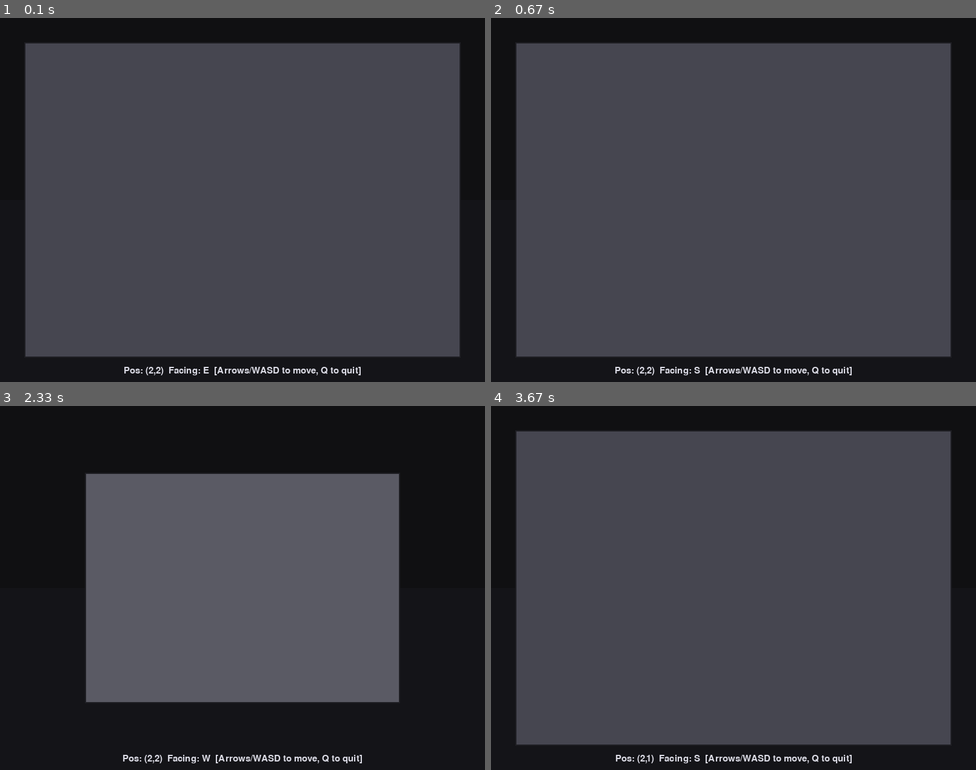
Above: before the commit, frames 1-4 (two rows, left to right).
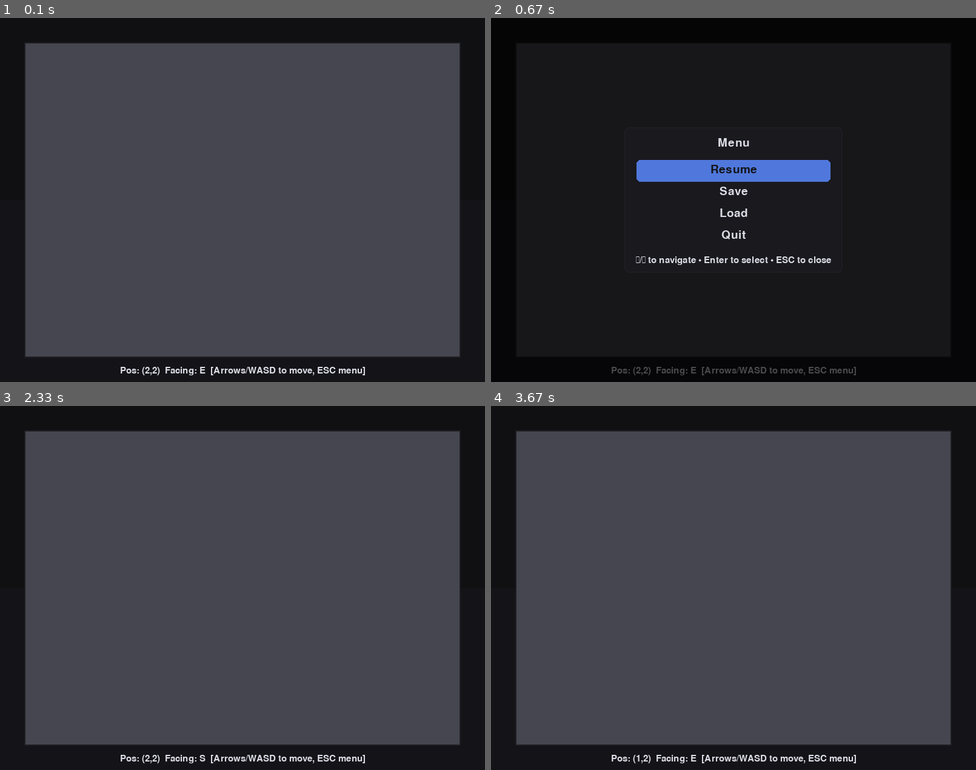
Above: after the commit, the same moments.

Repository: JoshCLWren/python_crpg
Game: pygame game, started from main.py
Same seed, same stepped clock (60 frames per second), same inputs: the game is played once before the commit and once after it.
Inputs:
- Up to frame 1 (0.1 s): no input
- Up to frame 2 (0.67 s): hold Esc from 0.33 s (still down); hold Right from 0.33 s (still down)
- Up to frame 3 (2.33 s): release Esc at 0.8 s; release Right at 0.8 s; hold Enter 0.83-1.3 s; hold Up 0.83-1.3 s; tap Enter at 1.33 s; hold D from 2.17 s (still down)
- Up to frame 4 (3.67 s): release D at 2.63 s; hold Left 2.67-3.2 s; hold S 3.23-3.53 s; hold Up from 3.57 s (still down)

The runs differ from the first frame. In frame 1, 0.6% of the frame differs, in the area x 24-76%, y 95-99%; in frame 2, 77%, in the area x 5-95%, y 7-99%; in frame 3, 37%; in frame 4, 0.6%.

Commit message:
add menu

Diff:
--- a/game/dungeon.py
+++ b/game/dungeon.py
@@ -2,6 +2,8 @@
 
 from dataclasses import dataclass
 from typing import List
+import json
+
 
 
 Tile = int  # 0=floor, 1=wall
@@ -45,6 +47,37 @@
         self.grid = grid if grid is not None else default_map()
         # Place player in a walkable cell facing north
         self.player = PlayerState(x=2, y=2, facing=1)
+
+    # --- Persistence ---
+    def to_dict(self) -> dict:
+        return {
+            "grid": self.grid,
+            "player": {
+                "x": self.player.x,
+                "y": self.player.y,
+                "facing": self.player.facing,
+            },
+        }
+
+    def load_dict(self, data: dict) -> None:
+        grid = data.get("grid")
+        player = data.get("player", {})
+        if isinstance(grid, list):
+            self.grid = grid  # type: ignore[assignment]
+        self.player = PlayerState(
+            x=int(player.get("x", self.player.x)),
+            y=int(player.get("y", self.player.y)),
+            facing=int(player.get("facing", self.player.facing)),
+        )
+
+    def save_to_file(self, path: str) -> None:
+        with open(path, "w", encoding="utf-8") as f:
+            json.dump(self.to_dict(), f)
+
+    def load_from_file(self, path: str) -> None:
+        with open(path, "r", encoding="utf-8") as f:
+            data = json.load(f)
+        self.load_dict(data)
 
     # --- Queries ---
     def is_wall(self, x: int, y: int) -> bool:
--- a/game/view_pygame.py
+++ b/game/view_pygame.py
@@ -6,6 +6,8 @@
 import pygame
 
 from .dungeon import Dungeon
+import os
+import time
 
 
 Color = Tuple[int, int, int]
@@ -22,6 +24,7 @@
         self.screen = pygame.display.set_mode((self.width, self.height))
         self.clock = pygame.time.Clock()
         self.font = pygame.font.Font(None, 22)
+        self.font_large = pygame.font.Font(None, 28)
 
         # Layer margins similar to Tk view
         self.margins_x = [40, 140, 220, 280]
@@ -39,6 +42,17 @@
         ]
         self.color_outline = (30, 30, 35)
         self.color_text = (220, 220, 230)
+        self.color_menu_bg = (0, 0, 0, 170)  # semi-transparent
+        self.color_menu_box = (25, 25, 30)
+        self.color_menu_highlight = (80, 120, 220)
+
+        # Menu state
+        self.menu_open = False
+        self.menu_items = ["Resume", "Save", "Load", "Quit"]
+        self.menu_index = 0
+        self.save_path = os.path.join(os.getcwd(), "savegame.json")
+        self._toast_text: str | None = None
+        self._toast_until: float = 0.0
 
     # ----------------- Mainloop -----------------
     def run(self) -> None:
@@ -48,16 +62,34 @@
                 if event.type == pygame.QUIT:
                     running = False
                 elif event.type == pygame.KEYDOWN:
-                    if event.key in (pygame.K_LEFT, pygame.K_a):
-                        self.dungeon.turn_left()
-                    elif event.key in (pygame.K_RIGHT, pygame.K_d):
-                        self.dungeon.turn_right()
-                    elif event.key in (pygame.K_UP, pygame.K_w):
-                        self.dungeon.step_forward()
-                    elif event.key in (pygame.K_DOWN, pygame.K_s):
-                        self.dungeon.step_back()
-                    elif event.key in (pygame.K_q,):
-                        running = False
+                    if event.key == pygame.K_ESCAPE:
+                        self.menu_open = not self.menu_open
+                    elif self.menu_open:
+                        if event.key in (pygame.K_UP, pygame.K_w):
+                            self.menu_index = (self.menu_index - 1) % len(self.menu_items)
+                        elif event.key in (pygame.K_DOWN, pygame.K_s):
+                            self.menu_index = (self.menu_index + 1) % len(self.menu_items)
+                        elif event.key in (pygame.K_RETURN, pygame.K_SPACE):
+                            choice = self.menu_items[self.menu_index]
+                            if choice == "Resume":
+                                self.menu_open = False
+                            elif choice == "Save":
+                                self._handle_save()
+                            elif choice == "Load":
+                                self._handle_load()
+                            elif choice == "Quit":
+                                running = False
+                    else:
+                        if event.key in (pygame.K_LEFT, pygame.K_a):
+                            self.dungeon.turn_left()
+                        elif event.key in (pygame.K_RIGHT, pygame.K_d):
+                            self.dungeon.turn_right()
+                        elif event.key in (pygame.K_UP, pygame.K_w):
+                            self.dungeon.step_forward()
+                        elif event.key in (pygame.K_DOWN, pygame.K_s):
+                            self.dungeon.step_back()
+                        elif event.key in (pygame.K_q,):
+                            running = False
 
             self._draw()
             pygame.display.flip()
@@ -97,9 +129,18 @@
         # HUD
         p = self.dungeon.player
         facing = ["N", "E", "S", "W"][p.facing]
-        text = f"Pos: ({p.x},{p.y})  Facing: {facing}  [Arrows/WASD to move, Q to quit]"
+        text = f"Pos: ({p.x},{p.y})  Facing: {facing}  [Arrows/WASD to move, ESC menu]"
         surf = self.font.render(text, True, self.color_text)
         s.blit(surf, (W // 2 - surf.get_width() // 2, H - 26))
+
+        # Toast messages (e.g., save/load feedback)
+        if self._toast_text and time.time() < self._toast_until:
+            tsurf = self.font.render(self._toast_text, True, self.color_text)
+            s.blit(tsurf, (W // 2 - tsurf.get_width() // 2, H - 50))
+
+        # Menu overlay
+        if self.menu_open:
+            self._draw_menu()
 
     def _wall_color(self, d: int) -> Color:
         idx = max(0, min(3, d))
@@ -134,3 +175,60 @@
             ]
         pygame.draw.polygon(self.screen, self._wall_color(d), poly)
         pygame.draw.polygon(self.screen, self.color_outline, poly, width=2)
+
+    # ----------------- UI Helpers -----------------
+    def _draw_menu(self) -> None:
+        W, H = self.width, self.height
+        # Dim background
+        overlay = pygame.Surface((W, H), pygame.SRCALPHA)
+        overlay.fill(self.color_menu_bg)
+        self.screen.blit(overlay, (0, 0))
+
+        # Menu box
+        box_w, box_h = 360, 240
+        box_x, box_y = (W - box_w) // 2, (H - box_h) // 2
+        pygame.draw.rect(self.screen, self.color_menu_box, (box_x, box_y, box_w, box_h), border_radius=8)
+        pygame.draw.rect(self.screen, self.color_outline, (box_x, box_y, box_w, box_h), width=2, border_radius=8)
+
+        # Title
+        title = self.font_large.render("Menu", True, self.color_text)
+        self.screen.blit(title, (W // 2 - title.get_width() // 2, box_y + 16))
+
+        # Items
+        start_y = box_y + 60
+        line_h = 36
+        for idx, label in enumerate(self.menu_items):
+            if idx == self.menu_index:
+                # highlight background
+                hx, hy = box_x + 20, start_y + idx * line_h - 6
+                pygame.draw.rect(self.screen, self.color_menu_highlight, (hx, hy, box_w - 40, line_h), border_radius=6)
+                color = (20, 20, 24)
+            else:
+                color = self.color_text
+            surf = self.font_large.render(label, True, color)
+            self.screen.blit(surf, (W // 2 - surf.get_width() // 2, start_y + idx * line_h))
+
+        # Footer hint
+        hint = self.font.render("↑/↓ to navigate • Enter to select • ESC to close", True, self.color_text)
+        self.screen.blit(hint, (W // 2 - hint.get_width() // 2, box_y + box_h - 28))
+
+    def _toast(self, text: str, seconds: float = 1.8) -> None:
+        self._toast_text = text
+        self._toast_until = time.time() + seconds
+
+    def _handle_save(self) -> None:
+        try:
+            self.dungeon.save_to_file(self.save_path)
+            self._toast("Game saved.")
+        except Exception as e:
+            self._toast(f"Save failed: {e}")
+
+    def _handle_load(self) -> None:
+        try:
+            if not os.path.exists(self.save_path):
+                self._toast("No save found.")
+                return
+            self.dungeon.load_from_file(self.save_path)
+            self._toast("Game loaded.")
+        except Exception as e:
+            self._toast(f"Load failed: {e}")
--- /dev/null
+++ b/savegame.json
@@ -0,0 +1 @@
+{"grid": [[1, 1, 1, 1, 1, 1, 1, 1, 1, 1, 1, 1, 1, 1, 1, 1], [1, 0, 0, 0, 0, 0, 0, 1, 0, 0, 0, 0, 0, 0, 0, 1], [1, 0, 1, 1, 1, 1, 0, 1, 0, 1, 1, 1, 1, 1, 0, 1], [1, 0, 1, 0, 0, 1, 0, 1, 0, 1, 0, 0, 0, 1, 0, 1], [1, 0, 1, 0, 0, 1, 0, 0, 0, 1, 0, 0, 0, 1, 0, 1], [1, 0, 1, 0, 0, 1, 1, 1, 1, 1, 0, 0, 0, 1, 0, 1], [1, 0, 1, 0, 0, 0, 0, 0, 0, 0, 0, 0, 0, 1, 0, 1], [1, 0, 1, 0, 0, 0, 1, 1, 1, 1, 1, 1, 0, 1, 0, 1], [1, 0, 1, 0, 0, 0, 1, 0, 0, 0, 0, 1, 0, 1, 0, 1], [1, 0, 1, 0, 0, 0, 1, 0, 1, 1, 0, 1, 0, 1, 0, 1], [1, 0, 1, 0, 0, 0, 1, 0, 1, 1, 0, 1, 0, 1, 0, 1], [1, 0, 1, 0, 0, 0, 1, 0, 0, 0, 0, 1, 0, 1, 0, 1], [1, 0, 1, 0, 0, 0, 1, 1, 1, 1, 1, 1, 0, 1, 0, 1], [1, 0, 1, 0, 0, 0, 0, 0, 0, 0, 0, 0, 0, 1, 0, 1], [1, 0, 0, 0, 0, 0, 0, 0, 0, 0, 0, 0, 0, 0, 0, 1], [1, 1, 1, 1, 1, 1, 1, 1, 1, 1, 1, 1, 1, 1, 1, 1]], "player": {"x": 2, "y": 2, "facing": 1}}
